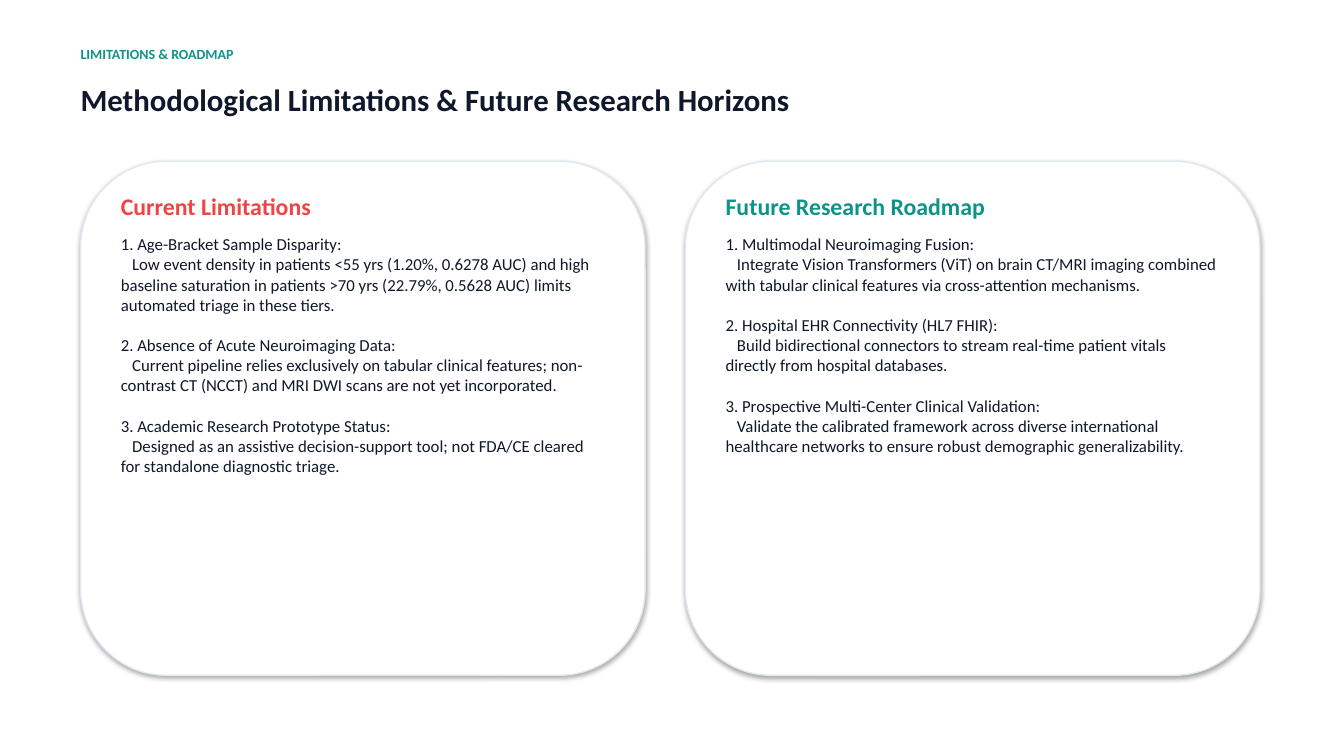
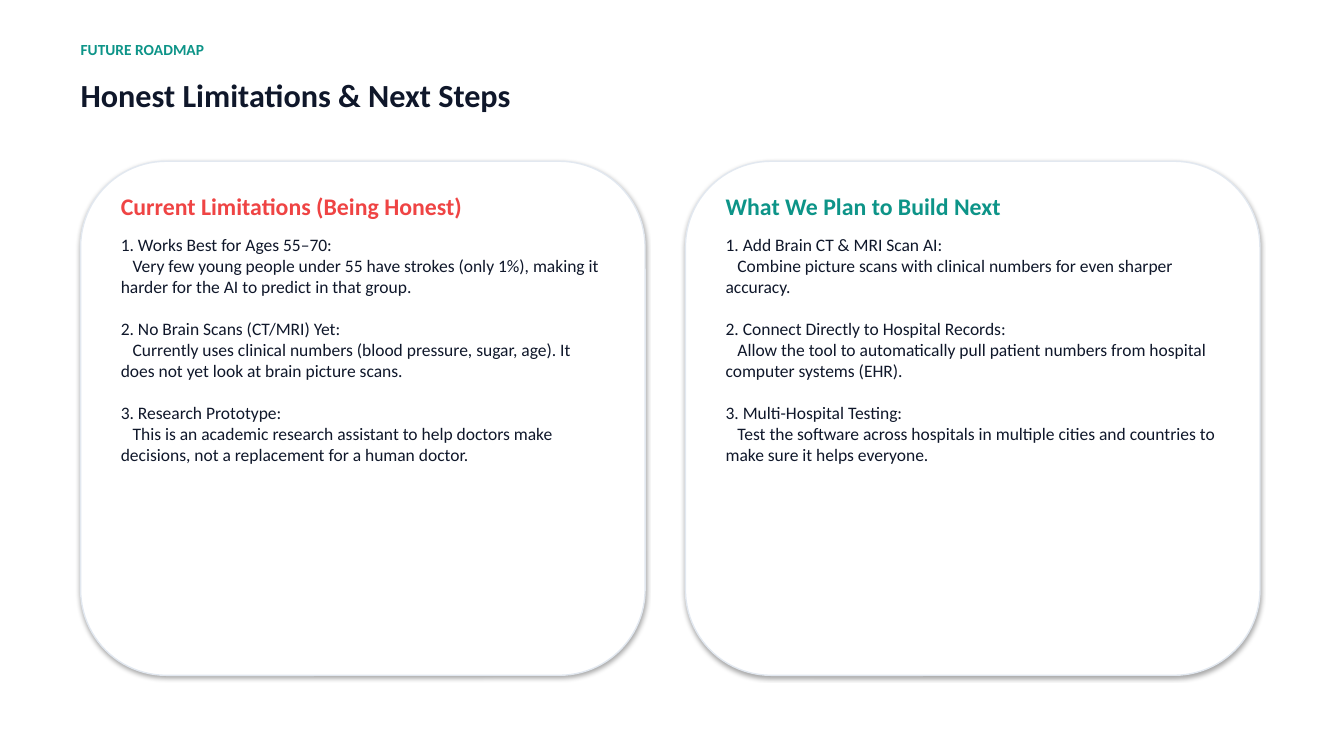
Before and after one commit to Tanishka-2004/stroke-xai-framework, a slide deck: slide 14 of NEUROPULSE_STROKE_XAI_PRESENTATION.pptx. Drawn at 1344x756 pixels with LibreOffice and Linux fonts; fonts in the diff are those of the drawing. Boxes give left, top, right and bottom in pixels: in the first picture for what was removed or moved away, otherwise in the second. Text is boxed around its words. In the diff, an @@ line names an element or a change of style, - is before the commit and + after.

Commit message:
Update PPT presentation to use simple layman terms throughout without academic jargon

```diff
--- a/NEUROPULSE_STROKE_XAI_PRESENTATION.pptx
+++ b/NEUROPULSE_STROKE_XAI_PRESENTATION.pptx
@@ text at [81, 45, 204, 55]: text changed; size 10 to 11 pt @@
-LIMITATIONS & ROADMAP
+FUTURE ROADMAP
@@ text at [81, 84, 510, 112]: text changed; size 22 to 23 pt @@
-Methodological Limitations & Future Research Horizons
+Honest Limitations & Next Steps
@@ text at [121, 197, 599, 464]: text changed; size 12 to 12.5 pt @@
-Current Limitations
-1. Age-Bracket Sample Disparity:
-Low event density in patients <55 yrs (1.20%, 0.6278 AUC) and high baseline saturation in patients >70 yrs (22.79%, 0.5628 AUC) limits automated triage in these tiers.
-2. Absence of Acute Neuroimaging Data:
-Current pipeline relies exclusively on tabular clinical features; non-contrast CT (NCCT) and MRI DWI scans are not yet incorporated.
-3. Academic Research Prototype Status:
-Designed as an assistive decision-support tool; not FDA/CE cleared for standalone diagnostic triage.
+Current Limitations (Being Honest)
+1. Works Best for Ages 55–70:
+Very few young people under 55 have strokes (only 1%), making it harder for the AI to predict in that group.
+2. No Brain Scans (CT/MRI) Yet:
+Currently uses clinical numbers (blood pressure, sugar, age). It does not yet look at brain picture scans.
+3. Research Prototype:
+This is an academic research assistant to help doctors make decisions, not a replacement for a human doctor.
@@ text at [726, 198, 1215, 464]: text changed; size 12 to 12.5 pt @@
-Future Research Roadmap
-1. Multimodal Neuroimaging Fusion:
-Integrate Vision Transformers (ViT) on brain CT/MRI imaging combined with tabular clinical features via cross-attention mechanisms.
-2. Hospital EHR Connectivity (HL7 FHIR):
-Build bidirectional connectors to stream real-time patient vitals directly from hospital databases.
-3. Prospective Multi-Center Clinical Validation:
-Validate the calibrated framework across diverse international healthcare networks to ensure robust demographic generalizability.
+What We Plan to Build Next
+1. Add Brain CT & MRI Scan AI:
+Combine picture scans with clinical numbers for even sharper accuracy.
+2. Connect Directly to Hospital Records:
+Allow the tool to automatically pull patient numbers from hospital computer systems (EHR).
+3. Multi-Hospital Testing:
+Test the software across hospitals in multiple cities and countries to make sure it helps everyone.
```
Also in this commit, not shown: 11 other slides changed, 3 slides added, 3 slides removed, 2 other files.
